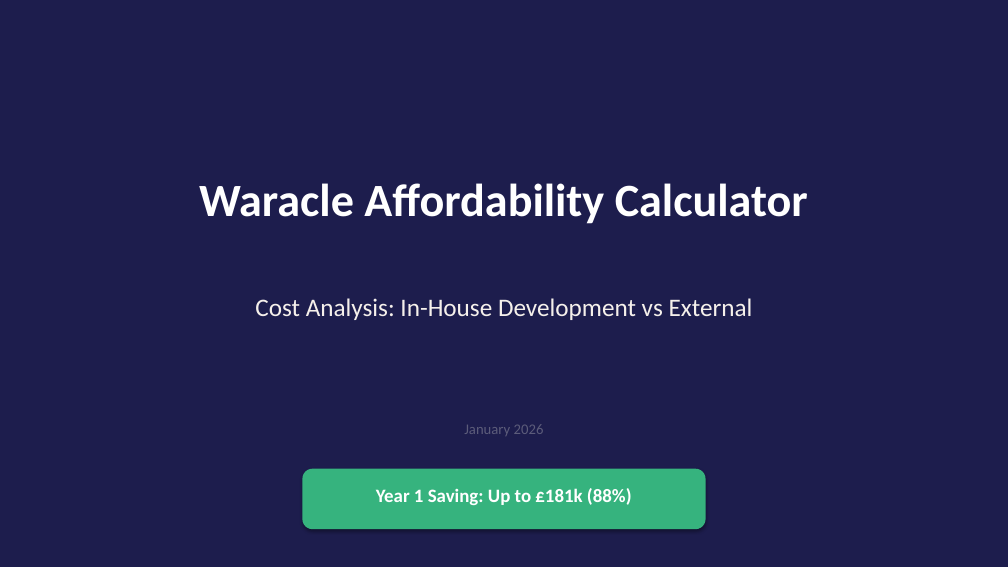
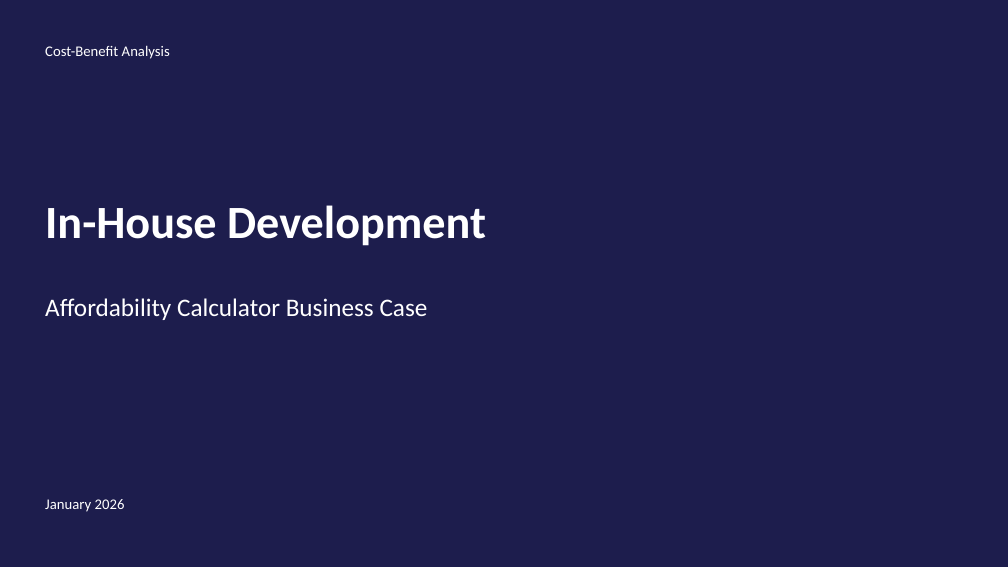
Before and after one commit to Pinger2024/roadmap-templates, a slide deck: slide 1 of Cost_Benefit_Analysis_Template.pptx. Drawn at 1008x567 pixels with LibreOffice and Linux fonts; fonts in the diff are those of the drawing. Boxes give left, top, right and bottom in pixels: in the first picture for what was removed or moved away, otherwise in the second. Text is boxed around its words. In the diff, an @@ line names an element or a change of style, - is before the commit and + after.

Commit message:
Updated with Nationwide design style

```diff
--- a/Cost_Benefit_Analysis_Template.pptx
+++ b/Cost_Benefit_Analysis_Template.pptx
@@ text added at [45, 45, 170, 59], 14 pt, text #FFFFFF @@
+Cost-Benefit Analysis
@@ text at [45, 205, 486, 246]: text changed; size 24 to 44 pt; text colour #F5F0EB to #FFFFFF; bold on @@
-Cost Analysis: In-House Development vs External
+In-House Development
@@ text at [45, 298, 428, 320]: text changed; size 44 to 24 pt; bold off @@
-Waracle Affordability Calculator
+Affordability Calculator Business Case
@@ rounded rectangle removed at [302, 469, 706, 529] @@
@@ text "January 2026": place and size @@
-text "January 2026" at [464, 424, 544, 436]
+text "January 2026" at [45, 499, 125, 512]
@@ text "January 2026" at [45, 499, 125, 512]: text colour #5C5C7A to #FFFFFF; alignment centre to left @@
@@ text removed at [376, 488, 632, 505] @@
-Year 1 Saving: Up to £181k (88%)
```
Also in this commit, not shown: 5 other slides changed.
